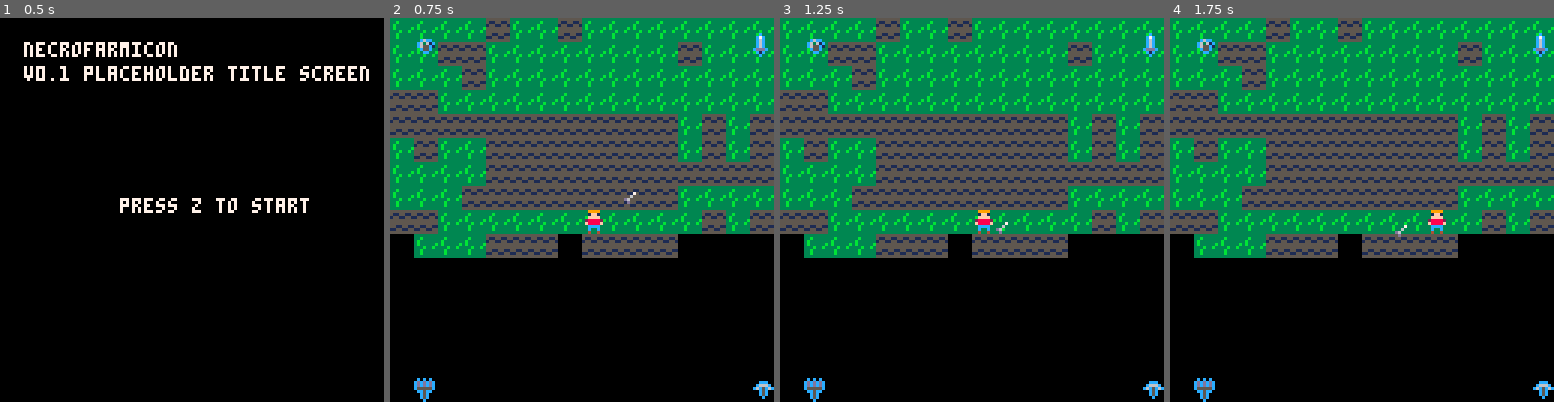
Above: before the commit, frames 1-4 (left to right).
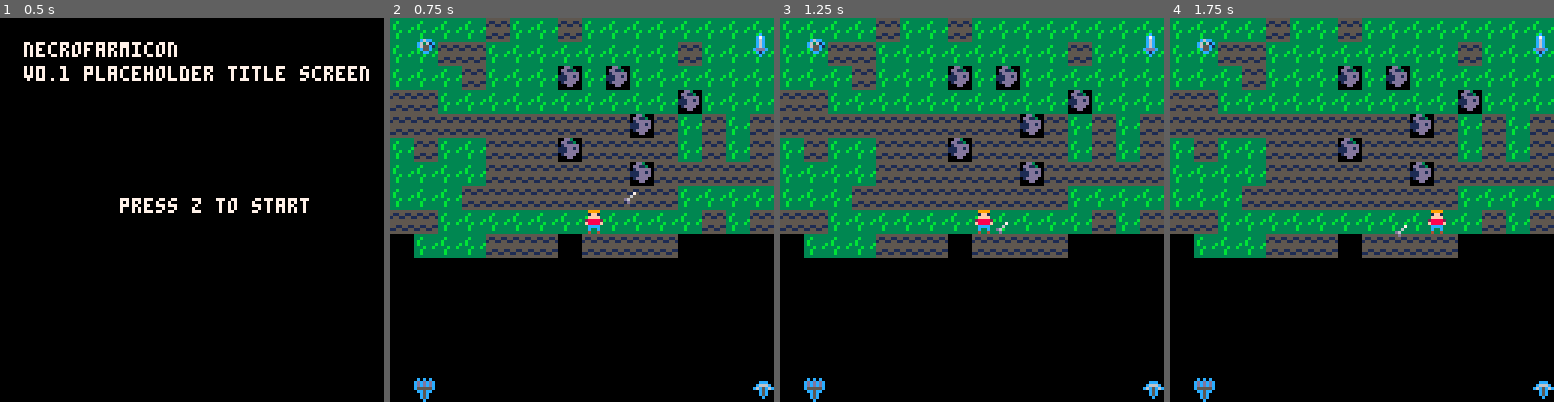
Above: after the commit, the same moments.

Repository: alexjbusch/GameJam2020
Game: PICO-8 cartridge GMTK-GameJam2020-Game/necrofarmicon.p8
The game is run twice, just before and just after one commit, with the same random seed, the same clock (stepped at 60 frames per second) and the same inputs.
Inputs:
- Up to frame 1 (0.5 s): tap X (X key) at 0.33 s
- Up to frame 2 (0.75 s): tap O (Z key) at 0.7 s
- Up to frame 3 (1.25 s): tap X (X key) at 1.07 s
- Up to frame 4 (1.75 s): hold Right from 1.6 s (still down); tap O (Z key) at 1.7 s

Frame 1 is identical in both runs. In frame 2, 2.3% of the frame differs, in the area x 43-82%, y 12-44%; in frame 3, 2.3%; in frame 4, 2.3%.

Commit message:
All non-weapon items now functional

Diff:
--- a/GMTK-GameJam2020-Game/necrofarmicon.p8
+++ b/GMTK-GameJam2020-Game/necrofarmicon.p8
@@ -155,7 +155,9 @@
  elseif self.item=="watering_pail" then
   self:water_ground()
  elseif self.item == "hoe" then
-
+  self:till_ground()
+ elseif self.item == "pickaxe" then
+  self:mine_rock()
  elseif self.item=="shotgun" then
  end
 
@@ -165,9 +167,9 @@
 
  if not(check_for_plant(self.x+offset_x,self.y+offset_y)) then
    if mget((self.x+offset_x)/8,(self.y+offset_y)/8)
-    ==70 --if planting on dry soil
+    ==70 --if dry soil
    or mget((self.x+offset_x)/8,(self.y+offset_y)/8)
-    ==71 --if planting on wet soil
+    ==71 --if wet soil
     then
    create_plant(self.x+offset_x,self.y+offset_y,self.seed)
   end
@@ -179,8 +181,35 @@
  local offset_x,offset_y = get_player_offset()
 
  if mget((self.x+offset_x)/8,(self.y+offset_y)/8,70)
-  ==71 then --if dry
+  ==71  --if dry soil
+  then --set to wet soil
  mset((self.x+offset_x)/8,(self.y+offset_y)/8,70)
+ end
+end,
+
+till_ground=function(self)
+ local offset_x,offset_y = get_player_offset()
+ local plant = get_plant(self.x+offset_x,self.y+offset_y)
+ if plant != nil then
+  if plant.dead then
+   del(plants,plant)
+  end
+ end
+ if mget((self.x+offset_x)/8,(self.y+offset_y)/8)
+   ==86 --if patchy grass
+   or mget((self.x+offset_x)/8,(self.y+offset_y)/8)
+   ==87 --if plaiin grass
+  then --set to dry soil
+   mset((self.x+offset_x)/8,(self.y+offset_y)/8,71)
+ end
+end,
+
+mine_rock=function(self)
+ local offset_x,offset_y = get_player_offset()
+ if mget((self.x+offset_x)/8,(self.y+offset_y)/8,70)
+  ==72  --rock
+  then --set to grass
+ mset((self.x+offset_x)/8,(self.y+offset_y)/8,87)
  end
 end
 }
@@ -266,6 +295,9 @@
 	else --if on dry soil
 		 self.death_timer+=delta_time
 	 if self.death_timer >= plant_death_time then
+
+	  --todo: allow dying plants
+	  --						to recover with time penalty
 	  if not self.dying then
 		  self.dying = true
 		  self.death_timer=0
@@ -582,11 +614,11 @@
 __map__
 5656565647565647565656565656565656565656560000000000000000000000000000000000000000000000000000000000000000000000000000000000000000000000000000000000000000000000000000000000000000000000000000000000000000000000000000000000000000000000000000000000000000000000
 5656474756565656565656564756565656565600000000000000000000000000000000000000000000000000000000000000000000000000000000000000000000000000000000000000000000000000000000000000000000000000000000000000000000000000000000000000000000000000000000000000000000000000
-5656564756565656565656565656565656565656000000000000000000000000000000000000000000000000000000000000000000000000000000000000000000000000000000000000000000000000000000000000000000000000000000000000000000000000000000000000000000000000000000000000000000000000
-4747565656565656565656565656565647474756000000000000000000000000000000000000000000000000000000000000000000000000000000000000000000000000000000000000000000000000000000000000000000000000000000000000000000000000000000000000000000000000000000000000000000000000
-4747474747474747474747475647564747470000000000000000000000000000000000000000000000000000000000000000000000000000000000000000000000000000000000000000000000000000000000000000000000000000000000000000000000000000000000000000000000000000000000000000000000000000
-5647565647474747474747475647564700474747000000000000000000000000000000000000000000000000000000000000000000000000000000000000000000000000000000000000000000000000000000000000000000000000000000000000000000000000000000000000000000000000000000000000000000000000
-5656565647474747474747474747474747474747000000000000000000000000000000000000000000000000000000000000000000000000000000000000000000000000000000000000000000000000000000000000000000000000000000000000000000000000000000000000000000000000000000000000000000000000
+5656564756565648564856565656565656565656000000000000000000000000000000000000000000000000000000000000000000000000000000000000000000000000000000000000000000000000000000000000000000000000000000000000000000000000000000000000000000000000000000000000000000000000
+4747565656565656565656564856565647474756000000000000000000000000000000000000000000000000000000000000000000000000000000000000000000000000000000000000000000000000000000000000000000000000000000000000000000000000000000000000000000000000000000000000000000000000
+4747474747474747474748475647564747470000000000000000000000000000000000000000000000000000000000000000000000000000000000000000000000000000000000000000000000000000000000000000000000000000000000000000000000000000000000000000000000000000000000000000000000000000
+5647565647474748474747475647564700474747000000000000000000000000000000000000000000000000000000000000000000000000000000000000000000000000000000000000000000000000000000000000000000000000000000000000000000000000000000000000000000000000000000000000000000000000
+5656565647474747474748474747474747474747000000000000000000000000000000000000000000000000000000000000000000000000000000000000000000000000000000000000000000000000000000000000000000000000000000000000000000000000000000000000000000000000000000000000000000000000
 5656564747474747474747475656565656565656560000000000000000000000000000000000000000000000000000000000000000000000000000000000000000000000000000000000000000000000000000000000000000000000000000000000000000000000000000000000000000000000000000000000000000000000
 4747565656565656565656565647564747564747000000000000000000000000000000000000000000000000000000000000000000000000000000000000000000000000000000000000000000000000000000000000000000000000000000000000000000000000000000000000000000000000000000000000000000000000
 0056565647474700474747470000000000000000000000000000000000000000000000000000000000000000000000000000000000000000000000000000000000000000000000000000000000000000000000000000000000000000000000000000000000000000000000000000000000000000000000000000000000000000
